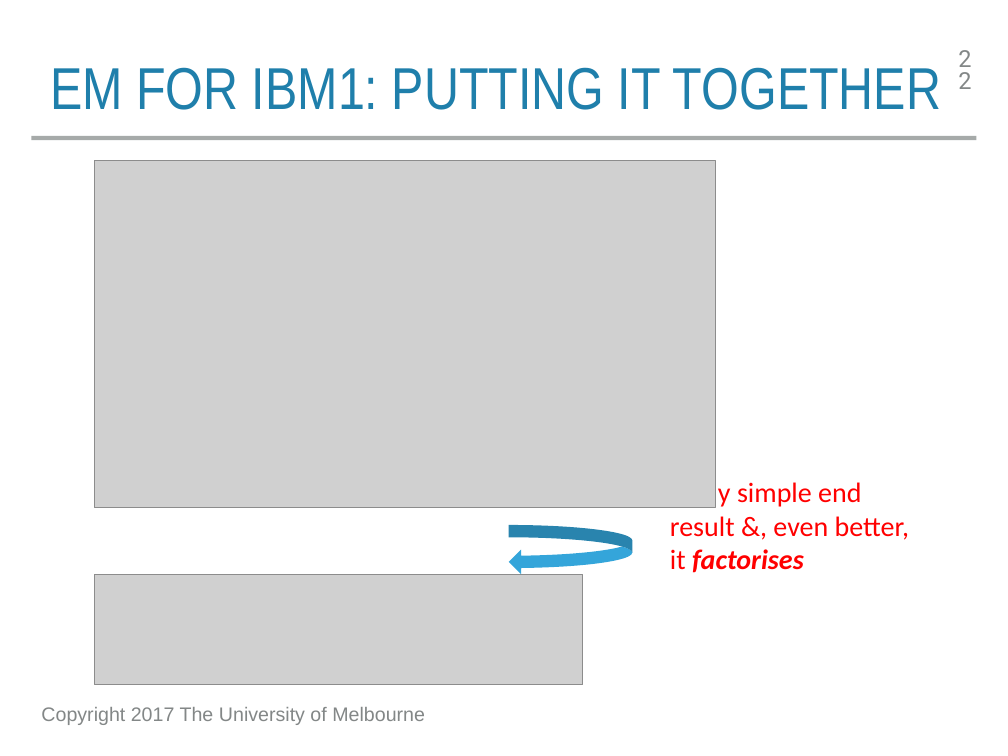
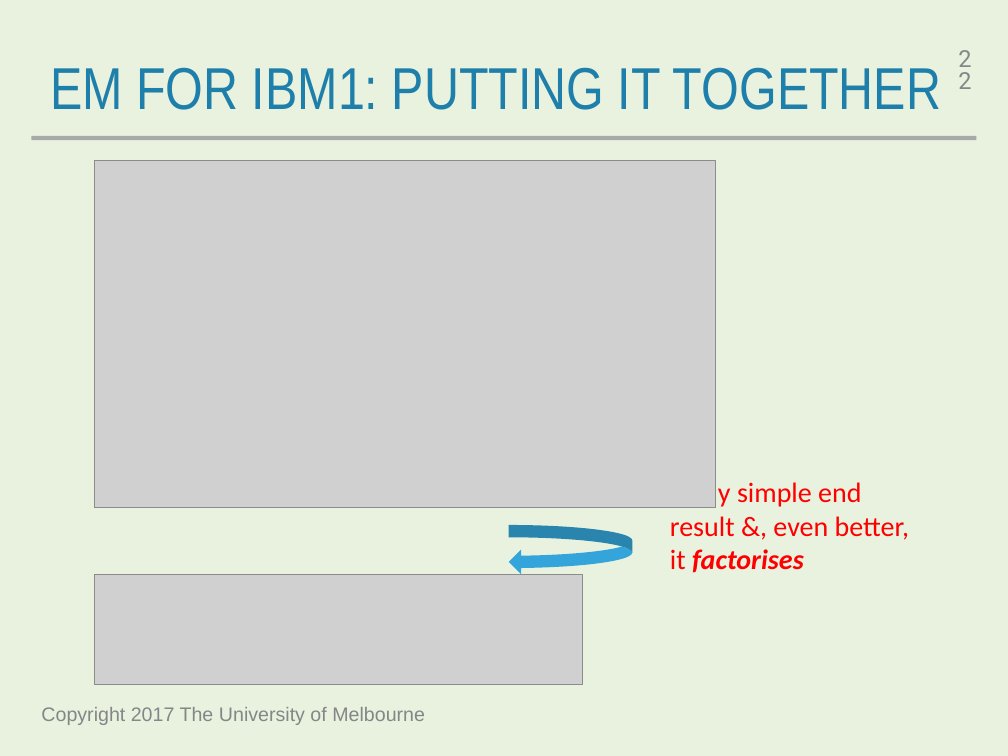
Before and after one commit to trevorcohn/comp90042, a slide deck: slide 22 of slides/WSTA_L20_machine_translation_word.pptx. Drawn at 1008x756 pixels with LibreOffice and Linux fonts; fonts in the diff are those of the drawing; grey boxes stand for pictures. Boxes give left, top, right and bottom in pixels: in the first picture for what was removed or moved away, otherwise in the second. Text is boxed around its words. In the diff, an @@ line names an element or a change of style, - is before the commit and + after.

```diff
--- a/slides/WSTA_L20_machine_translation_word.pptx
+++ b/slides/WSTA_L20_machine_translation_word.pptx
@@ background #FFFFFF to #E8F2DF @@
```
Also in this commit, not shown: 6 other slides changed, 2 other files.
